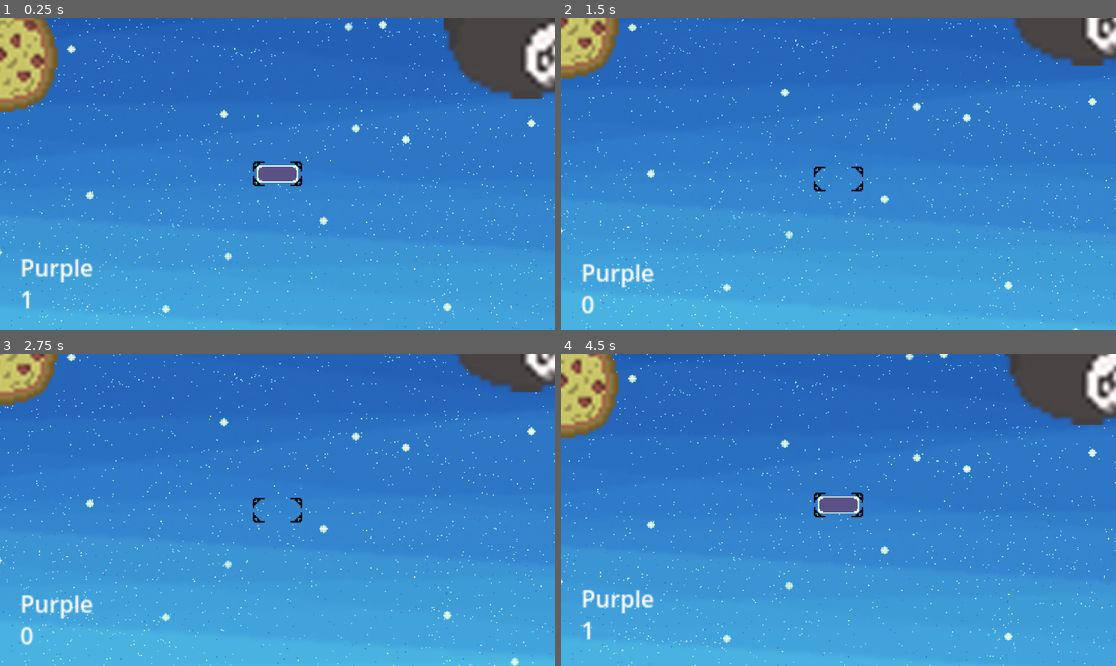
Above: before the commit, frames 1-4 (two rows, left to right).
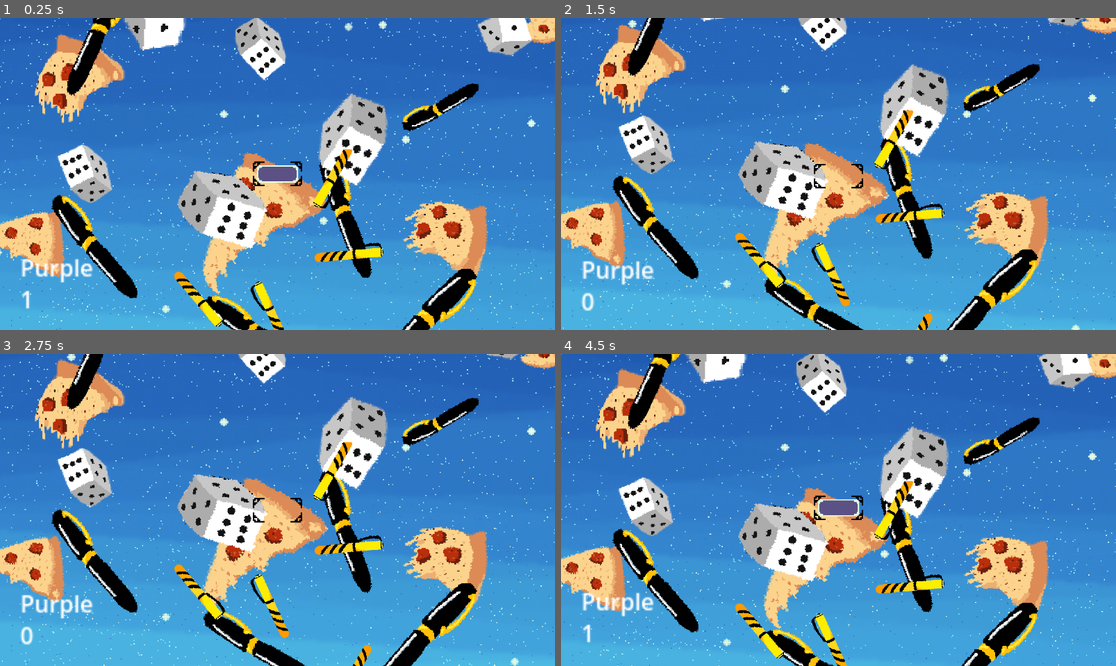
Above: after the commit, the same moments.

Repository: Suramya87/Data-structure-game
Game: Godot game, scene res://scenes/game.tscn
Same seed, same stepped clock (60 frames per second), same inputs: the game is played once before the commit and once after it.
Inputs:
- Up to frame 1 (0.25 s): no input
- Up to frame 2 (1.5 s): tap Enter at 0.5 s; tap Space (add) at 0.6 s; tap X (remove) at 0.8, 1.35 s
- Up to frame 3 (2.75 s): tap Space (add) at 1.55 s; tap F (Find) at 2.1 s; tap X (remove) at 2.3 s
- Up to frame 4 (4.5 s): tap Space (add) at 2.85, 4.35 s; tap X (remove) at 3.6 s

The runs differ from the first frame. In frame 1, 31% of the frame differs, in the area x 0-100%, y 0-100%; in frame 2, 30%; in frame 3, 28%; in frame 4, 32%.

Commit message:
updated background

Diff:
--- a/scenes/game.tscn
+++ b/scenes/game.tscn
@@ -1,12 +1,16 @@
-[gd_scene load_steps=8 format=3 uid="uid://cqhyatbahq7j"]
+[gd_scene load_steps=12 format=3 uid="uid://cqhyatbahq7j"]
 
 [ext_resource type="Script" path="res://script/game.gd" id="1_8kh25"]
 [ext_resource type="Texture2D" uid="uid://b3lcpr06f1y4h" path="res://asset/BG.png" id="2_3yux3"]
 [ext_resource type="PackedScene" uid="uid://ba41iiawcp4j" path="res://scenes/target.tscn" id="2_wx0o0"]
 [ext_resource type="Texture2D" uid="uid://8bcvovj0nvj2" path="res://asset/bgl1.png" id="3_3al0r"]
 [ext_resource type="Texture2D" uid="uid://b27wsf5slb5xn" path="res://asset/bg2.png" id="4_7agkq"]
-[ext_resource type="Texture2D" uid="uid://cxbtt4gba3jq8" path="res://asset/layerCLOSE.png" id="5_rjlgg"]
 [ext_resource type="Texture2D" uid="uid://bemqyjn8u2fa3" path="res://asset/blue star layer (1).png" id="6_iuje2"]
+[ext_resource type="Texture2D" uid="uid://c7kxaoa5jl708" path="res://asset/dice.png" id="7_ax8qy"]
+[ext_resource type="Texture2D" uid="uid://dufb4mi0dcpv8" path="res://asset/pizza.png" id="8_33h8a"]
+[ext_resource type="Texture2D" uid="uid://cql4mxefd3vol" path="res://asset/pen.png" id="9_r6xxb"]
+[ext_resource type="Texture2D" uid="uid://dufepve7vijcc" path="res://asset/pen 2.png" id="10_imexo"]
+[ext_resource type="Texture2D" uid="uid://boauip38el02d" path="res://asset/pen 1.png" id="11_77n1a"]
 
 [node name="Game" type="Node2D"]
 script = ExtResource("1_8kh25")
@@ -61,24 +65,67 @@
 
 [node name="ParallaxLayer4" type="ParallaxLayer" parent="ParallaxBackground"]
 texture_filter = 2
-rotation = -1.5708
-motion_scale = Vector2(2, 2)
-motion_mirroring = Vector2(480, 0)
+motion_scale = Vector2(1, 1.5)
+motion_mirroring = Vector2(0, 1000)
 
 [node name="Sprite2D" type="Sprite2D" parent="ParallaxBackground/ParallaxLayer4"]
-z_index = -7
+z_index = -3
 texture_filter = 1
-position = Vector2(-3.8147e-06, 42)
-texture = ExtResource("5_rjlgg")
+position = Vector2(8, -215)
+scale = Vector2(0.522059, 0.522059)
+texture = ExtResource("7_ax8qy")
 
 [node name="ParallaxLayer5" type="ParallaxLayer" parent="ParallaxBackground"]
 texture_filter = 2
-motion_scale = Vector2(1, 2)
-motion_mirroring = Vector2(0, 480)
+motion_scale = Vector2(1, 0.5)
+motion_mirroring = Vector2(0, 1400)
 
 [node name="Sprite2D" type="Sprite2D" parent="ParallaxBackground/ParallaxLayer5"]
+z_index = -5
+texture_filter = 1
+scale = Vector2(0.75, 0.75)
+texture = ExtResource("8_33h8a")
+
+[node name="ParallaxLayer7" type="ParallaxLayer" parent="ParallaxBackground"]
+texture_filter = 2
+motion_mirroring = Vector2(0, 2100)
+
+[node name="Sprite2D" type="Sprite2D" parent="ParallaxBackground/ParallaxLayer7"]
+z_index = -4
+texture_filter = 1
+scale = Vector2(0.494286, 0.494286)
+texture = ExtResource("9_r6xxb")
+
+[node name="ParallaxLayer8" type="ParallaxLayer" parent="ParallaxBackground"]
+texture_filter = 2
+motion_scale = Vector2(1, 0.1)
+motion_mirroring = Vector2(0, 2600)
+
+[node name="Sprite2D" type="Sprite2D" parent="ParallaxBackground/ParallaxLayer8"]
 z_index = -6
 texture_filter = 1
-position = Vector2(-8, 0)
-rotation = 1.5708
-texture = ExtResource("5_rjlgg")
+position = Vector2(42, 160)
+scale = Vector2(1.41714, 1.41714)
+texture = ExtResource("10_imexo")
+
+[node name="ParallaxLayer9" type="ParallaxLayer" parent="ParallaxBackground"]
+texture_filter = 2
+motion_scale = Vector2(1, 2)
+motion_mirroring = Vector2(0, 1200)
+
+[node name="Sprite2D" type="Sprite2D" parent="ParallaxBackground/ParallaxLayer9"]
+z_index = -1
+texture_filter = 1
+scale = Vector2(0.25, 0.25)
+texture = ExtResource("11_77n1a")
+
+[node name="ParallaxLayer10" type="ParallaxLayer" parent="ParallaxBackground"]
+texture_filter = 2
+motion_scale = Vector2(1, 2)
+motion_mirroring = Vector2(600, 0)
+
+[node name="Sprite2D" type="Sprite2D" parent="ParallaxBackground/ParallaxLayer10"]
+z_index = -1
+texture_filter = 1
+scale = Vector2(0.25, 0.25)
+texture = ExtResource("11_77n1a")
--- a/scenes/target.tscn
+++ b/scenes/target.tscn
@@ -9,24 +9,6 @@
 
 [node name="CharacterBody2D" type="CharacterBody2D"]
 script = ExtResource("1_jy656")
-
-[node name="color" type="Label" parent="." node_paths=PackedStringArray("shortcut_context")]
-offset_left = -178.0
-offset_top = 53.0
-offset_right = -138.0
-offset_bottom = 76.0
-shortcut_context = NodePath("../pop_zone")
-text = "color
-"
-
-[node name="Label" type="Label" parent="." node_paths=PackedStringArray("shortcut_context")]
-offset_left = -178.0
-offset_top = 75.0
-offset_right = -138.0
-offset_bottom = 98.0
-shortcut_context = NodePath("../pop_zone")
-text = "fuck
-"
 
 [node name="Sprite2D" type="Sprite2D" parent="."]
 texture_filter = 1
@@ -47,4 +29,22 @@
 zoom = Vector2(3, 3)
 process_callback = 0
 position_smoothing_enabled = true
-position_smoothing_speed = 10.0
+position_smoothing_speed = 15.0
+
+[node name="Label" type="Label" parent="Camera2D" node_paths=PackedStringArray("shortcut_context")]
+offset_left = -178.0
+offset_top = 74.9992
+offset_right = -138.0
+offset_bottom = 97.9992
+shortcut_context = NodePath("../../pop_zone")
+text = "fuck
+"
+
+[node name="color" type="Label" parent="Camera2D" node_paths=PackedStringArray("shortcut_context")]
+offset_left = -178.0
+offset_top = 52.9992
+offset_right = -138.0
+offset_bottom = 75.9992
+shortcut_context = NodePath("../../pop_zone")
+text = "color
+"
--- a/script/game.gd
+++ b/script/game.gd
@@ -19,11 +19,27 @@
 		#add(Vector2(0,num))
 		num -= 15
 		add(Vector2(0,num))
+		#num -= 15
+		#add(Vector2(0,num))
+		#num -= 15
+		#add(Vector2(0,num))
+		#num -= 15
+		#add(Vector2(0,num))
+		#num -= 15
+		#add(Vector2(0,num))
 
 	if len(stack_list) != 0 && Input.is_action_just_pressed("remove"):
 		#remove()
 		num +=15
 		remove()
+		#num +=15
+		#remove()
+		#num +=15
+		#remove()
+		#num +=15
+		#remove()
+		#num +=15
+		#remove()
 		#Pop._on_area_entered(e)
 	if Input.is_action_just_pressed("Find"):
 		print(len(stack_list))
--- a/script/pop_zone.gd
+++ b/script/pop_zone.gd
@@ -4,7 +4,7 @@
 #@onready var timer: Timer = $Timer
 var box = ""
 
-@onready var color_label: Label =$"../color"
+@onready var color_label: Label =$"../Camera2D/color"
 
 func _on_area_entered(area: Area2D) -> void:
 	if area.is_in_group("Green"):
--- a/script/target.gd
+++ b/script/target.gd
@@ -1,11 +1,17 @@
 extends CharacterBody2D
 
 var height = 1
-@onready var height_label: Label =$Label
-const JUMP_VELOCITY = -15
+@onready var height_label: Label =$Camera2D/Label
+#const JUMP_VELOCITY = -15
+const JUMP_VELOCITY = -15  # Distance moved in pixels
+const MOVE_STEPS = 15  # Number of steps for smooth movement
+const WAIT_TIME = 0.2  # Time between steps
+
+var is_moving = false  # To prevent overlapping inputs
 
 
 func _physics_process(delta: float) -> void:
+
 	height_label.text = str(height)
 	# Add the gravity.
 	#if CollisionObject2D.ELEMENT:
@@ -16,14 +22,38 @@
 		position.y += JUMP_VELOCITY
 		height += 1
 		#position.y += JUMP_VELOCITY
+		#height += 1
+		#position.y += JUMP_VELOCITY
+		#height += 1
+		#position.y += JUMP_VELOCITY
+		#height += 1
+		#position.y += JUMP_VELOCITY
+		#height += 1
+		#position.y += JUMP_VELOCITY
 	#if height == 0 && Input.is_action_just_pressed("add"):
 		#position.y += JUMP_VELOCITY
 		#height += 1
 
 	if height >= 1 && Input.is_action_just_pressed("remove"):
-		position.y -= JUMP_VELOCITY
+		#position.y -= JUMP_VELOCITY
+		move_vertically(-JUMP_VELOCITY)
 		height -= 1
-		#position.y -= JUMP_VELOCITY
-#func postion():
-	#return position
-	move_and_slide()
+		#move_vertically(-JUMP_VELOCITY)
+		#height -= 1
+		#move_vertically(-JUMP_VELOCITY)
+		#height -= 1
+		#move_vertically(-JUMP_VELOCITY)
+		#height -= 1
+		#move_vertically(-JUMP_VELOCITY)
+		#height -= 1
+func move_vertically(distance: float) -> void:
+	if is_moving:
+		return
+	is_moving = true
+	var step_distance = distance / MOVE_STEPS
+	var steps = 0
+	while steps < MOVE_STEPS:
+		position.y += step_distance
+		await(get_tree().create_timer(WAIT_TIME))
+		steps += 1
+	is_moving = false
Binary file added: asset/dice.png
Not shown, added: asset/dice.png.import
Binary file added: asset/pen 1.png
Not shown, added: asset/pen 1.png.import
Binary file added: asset/pen 2.png
Not shown, added: asset/pen 2.png.import
Binary file added: asset/pen.png
Not shown, added: asset/pen.png.import
Binary file added: asset/pizza.png
Not shown, added: asset/pizza.png.import
